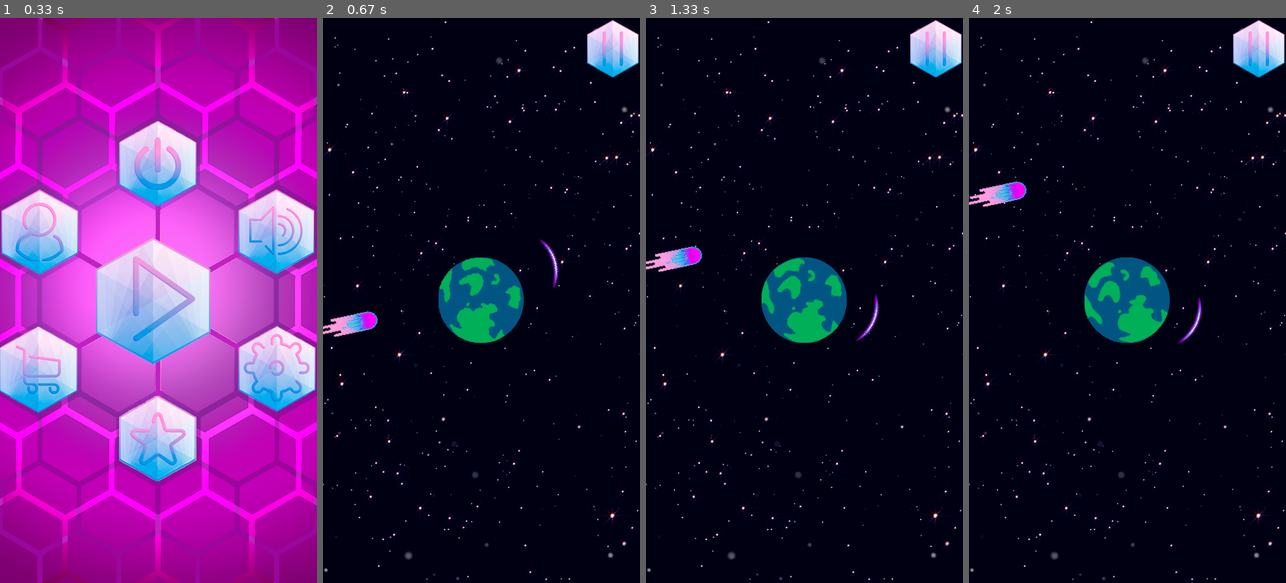
Above: before the commit, frames 1-4 (left to right).
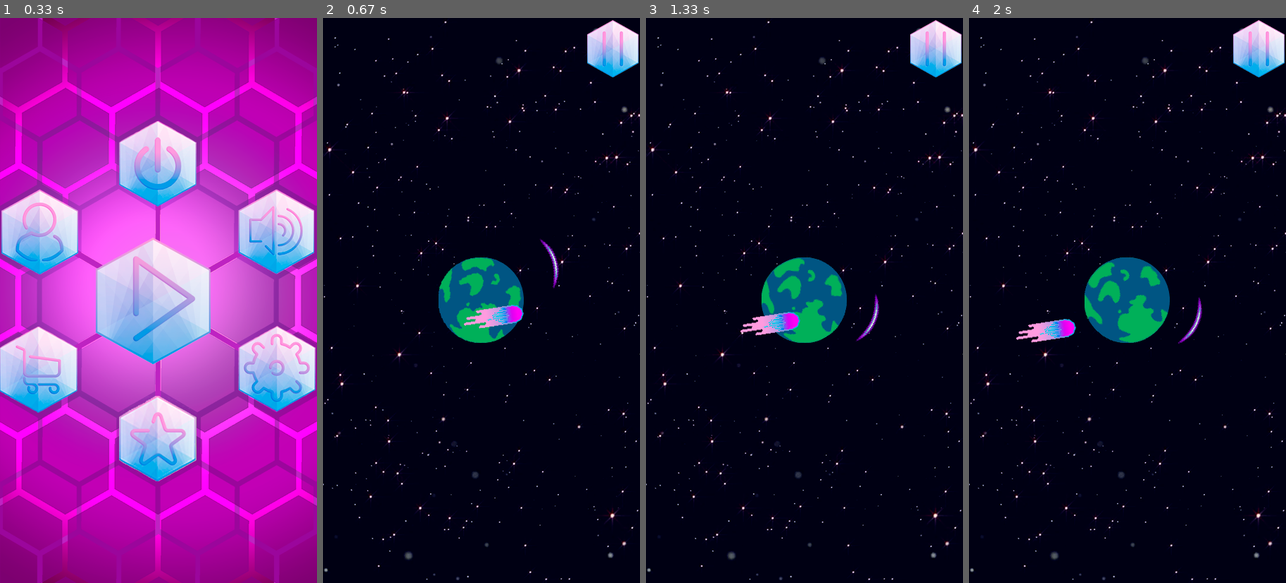
Above: after the commit, the same moments.

Repository: DualStream799/Hexon
Game: pygame game, started from Hexon_MainFile.py
Same seed, same stepped clock (60 frames per second), same inputs: the game is played once before the commit and once after it.
Inputs (mouse positions are in pixels of both pictures, inside the frame that each line leads up to):
- Up to frame 1 (0.33 s): no input
- Up to frame 2 (0.67 s): click (481, 300) at 0.38 s
- Up to frame 3 (1.33 s): hold D 0.67-1.13 s
- Up to frame 4 (2 s): hold A from 1.67 s (still down)

Frame 1 is identical in both runs. In frame 2, 1.0% of the frame differs, in the area x 0-64%, y 50-57%; in frame 3, 1.0%; in frame 4, 1.0%, in the area x 0-34%, y 28-58%.

Commit message:
Colliders' trajectory bug fix in progress. JSON sign in and sign up test system working perfectly

Diff:
--- a/Funcionalities Help/collider_movimentation_test2.py
+++ b/Funcionalities Help/collider_movimentation_test2.py
@@ -83,42 +83,42 @@
 solution35 = collider_moviementation([225, -800, 0, 0], 10)
 
 
-plt.plot(solution0[0][:], solution0[1][:])
-plt.plot(solution1[0][:], solution1[1][:])
-plt.plot(solution2[0][:], solution2[1][:])
-plt.plot(solution3[0][:], solution3[1][:])
-plt.plot(solution4[0][:], solution4[1][:])
-plt.plot(solution5[0][:], solution5[1][:])
-plt.plot(solution6[0][:], solution6[1][:])
-plt.plot(solution7[0][:], solution7[1][:])
-plt.plot(solution8[0][:], solution8[1][:])
-plt.plot(solution9[0][:], solution9[1][:])
-plt.plot(solution10[0][:], solution10[1][:])
-plt.plot(solution11[0][:], solution11[1][:])
-plt.plot(solution12[0][:], solution12[1][:])
-plt.plot(solution13[0][:], solution13[1][:])
-plt.plot(solution14[0][:], solution14[1][:])
-plt.plot(solution15[0][:], solution15[1][:])
-plt.plot(solution16[0][:], solution16[1][:])
-plt.plot(solution17[0][:], solution17[1][:])
-plt.plot(solution18[0][:], solution18[1][:])
-plt.plot(solution19[0][:], solution19[1][:])
-plt.plot(solution20[0][:], solution20[1][:])
-plt.plot(solution21[0][:], solution21[1][:])
-plt.plot(solution22[0][:], solution22[1][:])
-plt.plot(solution23[0][:], solution23[1][:])
-plt.plot(solution24[0][:], solution24[1][:])
-plt.plot(solution25[0][:], solution25[1][:])
-plt.plot(solution26[0][:], solution26[1][:])
-plt.plot(solution27[0][:], solution27[1][:])
-plt.plot(solution28[0][:], solution28[1][:])
-plt.plot(solution29[0][:], solution28[1][:])
-plt.plot(solution30[0][:], solution30[1][:])
-plt.plot(solution31[0][:], solution31[1][:])
-plt.plot(solution32[0][:], solution32[1][:])
-plt.plot(solution33[0][:], solution33[1][:])
-plt.plot(solution34[0][:], solution34[1][:])
-plt.plot(solution35[0][:], solution35[1][:])
+plt.scatter(solution0[0][:], solution0[1][:])
+plt.scatter(solution1[0][:], solution1[1][:])
+plt.scatter(solution2[0][:], solution2[1][:])
+plt.scatter(solution3[0][:], solution3[1][:])
+plt.scatter(solution4[0][:], solution4[1][:])
+plt.scatter(solution5[0][:], solution5[1][:])
+plt.scatter(solution6[0][:], solution6[1][:])
+plt.scatter(solution7[0][:], solution7[1][:])
+plt.scatter(solution8[0][:], solution8[1][:])
+plt.scatter(solution9[0][:], solution9[1][:])
+plt.scatter(solution10[0][:], solution10[1][:])
+plt.scatter(solution11[0][:], solution11[1][:])
+plt.scatter(solution12[0][:], solution12[1][:])
+plt.scatter(solution13[0][:], solution13[1][:])
+plt.scatter(solution14[0][:], solution14[1][:])
+plt.scatter(solution15[0][:], solution15[1][:])
+plt.scatter(solution16[0][:], solution16[1][:])
+plt.scatter(solution17[0][:], solution17[1][:])
+plt.scatter(solution18[0][:], solution18[1][:])
+plt.scatter(solution19[0][:], solution19[1][:])
+plt.scatter(solution20[0][:], solution20[1][:])
+plt.scatter(solution21[0][:], solution21[1][:])
+plt.scatter(solution22[0][:], solution22[1][:])
+plt.scatter(solution23[0][:], solution23[1][:])
+plt.scatter(solution24[0][:], solution24[1][:])
+plt.scatter(solution25[0][:], solution25[1][:])
+plt.scatter(solution26[0][:], solution26[1][:])
+plt.scatter(solution27[0][:], solution27[1][:])
+plt.scatter(solution28[0][:], solution28[1][:])
+plt.scatter(solution29[0][:], solution28[1][:])
+plt.scatter(solution30[0][:], solution30[1][:])
+plt.scatter(solution31[0][:], solution31[1][:])
+plt.scatter(solution32[0][:], solution32[1][:])
+plt.scatter(solution33[0][:], solution33[1][:])
+plt.scatter(solution34[0][:], solution34[1][:])
+plt.scatter(solution35[0][:], solution35[1][:])
 
 plt.grid()
 plt.show()
--- a/Hexon_MainFile.py
+++ b/Hexon_MainFile.py
@@ -287,11 +287,13 @@
 	# Linear Coeficient:
 	b = y1 - m*x1
 	# X and Y values list:
-	xlist = np.linspace(x1, x2, step)
+	counter = np.linspace(x1, x2, step)
+	xlist = []
 	ylist = []
 
-	for x_val in xlist:
-		y_val = m*x_val + b
+	for val in counter:
+		y_val = m*val + b
+		xlist.append(val)
 		ylist.append(y_val)
 
 	return [xlist, ylist]
@@ -330,9 +332,9 @@
 		# Orientation classification:
 		if self.orientation == 'w' or self.orientation == 'up':
 			self.pos_x = randint(1, display_height)
-			self.pos_y = -10
+			self.pos_y = -100
 		if self.orientation == 'a' or self.orientation == 'left':
-			self.pos_x = -10
+			self.pos_x = -100
 			self.pos_y = randint(1, display_width)
 
 		# Rotation angle (used to rotate the image and make it pointing to the planets center):
@@ -347,22 +349,27 @@
 
 		# Calculating trajectory:
 		self.pos_index = 1
-		self.trajectory = collider_trajectory([self.pos_x, self.pos_y, 0, 0], step=self.speed*10)
-
+		self.trajectory = collider_trajectory([(display_height/2 - self.pos_x),(display_width/2 - self.pos_y), 0, 0], step=self.speed*10)
+		print((self.trajectory[0][::10]))
+		print((self.trajectory[1][::10]))
 
 	def display(self):
 		'''Rotate image and show it on screen'''
 		self.rotated_collider = pygame.transform.rotate(self.image, self.angle)
-		screen.blit(self.rotated_collider, (self.pos_x, self.pos_y))
+		screen.blit(self.rotated_collider, (display_height/2 - self.pos_x, display_width/2 - self.pos_y))
 
 
 	def update_pos(self):
 		'''Update Collider position (generating moviment)'''
 		self.list_x = self.trajectory[0][:]
 		self.list_y = self.trajectory[1][:]
+		self.list_x.reverse()
+		self.list_y.reverse()
 		self.pos_x = self.list_x[self.pos_index]
 		self.pos_y = self.list_y[self.pos_index]
 		self.pos_index += 1
+		if self.pos_index == 50:
+			self.pos_index = 50
 
 	def collision(self):
 		"""  """
--- a/Players Data/players_profile.json
+++ b/Players Data/players_profile.json
@@ -1,13 +1 @@
-{
-"DualStream799": {
-	 "DualStream799": {
-	 		"status": "Game Master",
-	 		"XP": 0,
-	 		"level": 0,
-	 		"HX$": 0,
-	 		"HighScore": 0,
-	 		"times_played": 0}
-	 }
-
-
-}
+{"DualStream799": {"DualStream799": {"Email": "dualstream799@gmail.com", "Status": "Game Master", "XP": 0, "Level": 0, "HX$": 0, "HighScore": 0, "TimesPlayed": 0}}, "ArthurAlegro": {"tomateseco": {"Email": "arthuralegro@gmail.com", "HX$": 0, "HighScore": 0, "XP": 0, "Level": 0, "Etatus": "Player", "TimePlayed": 0}}}
--- a/json_test.py
+++ b/json_test.py
@@ -1,22 +1,44 @@
 import json
+from pprint import pprint
 
-players_data = json.loads(open('Players Data/master_player.json').read())
-print(players_data)
+# Loading and reading JSON file:
+with open('Players Data/players_profile.json') as json_file:
+	players_data = json.load(json_file)
 
+pprint(players_data)
+# Inputs:
 input_username = input("Insert Username: ")
 input_password = input("Insert Password: ")
 
-
+# Loop 1:
 try:
 	players_data[input_username]
+	# Loop 2:
 	try:
 		players_data[input_username][input_password]
-
 	except KeyError:
 		print("Invalid Password")
 	except Exception:
 		print("Unknown error\nPlease contact support")
+
 except KeyError:
 	print("Invalid Username")
 except Exception:
 		print("Unknown error\nPlease contact support")
+
+
+new_username = input("Insert new username: ")
+new_password = input("Insert new password: ")
+new_email = input("insert new email: ")
+
+players_data[new_username] = {new_password: {'Email': new_email,
+											 'HX$': 0,
+											 'HighScore': 0,
+											 'XP': 0,
+											 'Level': 0,
+											 'Etatus': 'Player',
+											 'TimePlayed': 0}}
+pprint(players_data)
+
+with open('Players Data/players_profile.json', 'w') as json_file:
+	json.dump(players_data, json_file)
